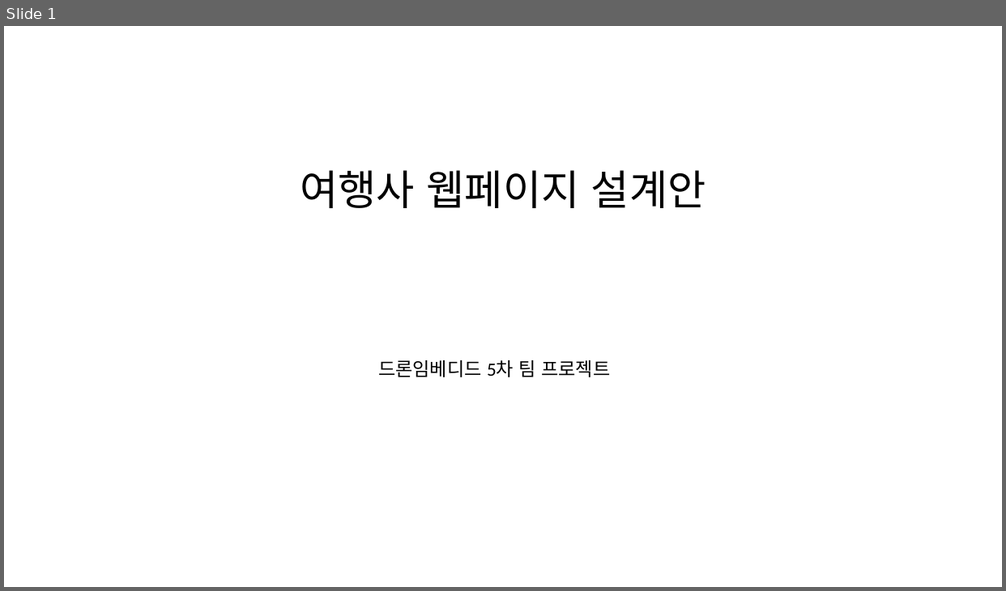
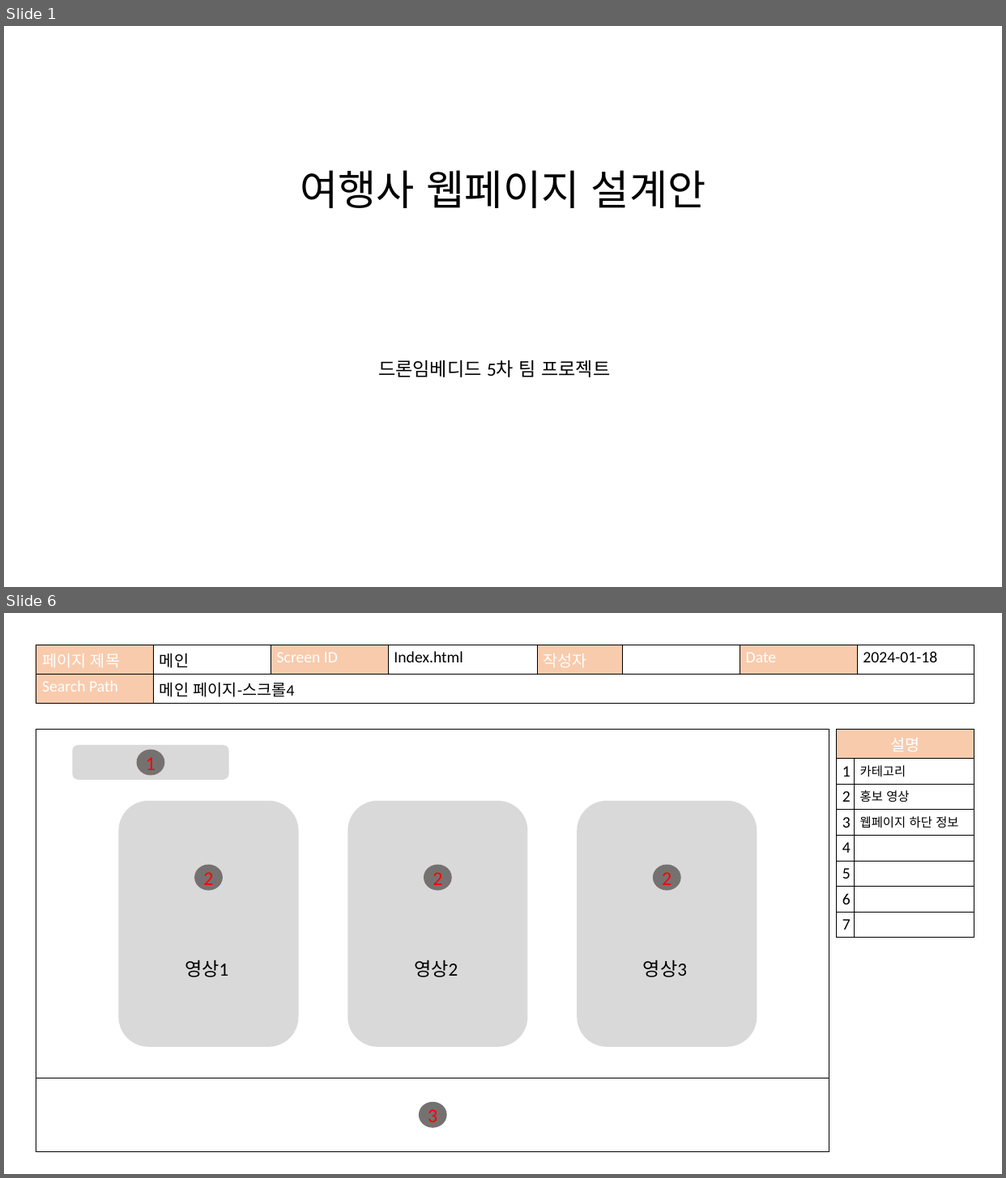
Before and after one commit to kang1211/KangProject, a slide deck: TeamProject/팀프로젝트설계.pptx. Shown one above the other, each under a label of ours: slide 1 before the commit, slides 1 and 6 after it; the slides between them are not shown. The pictures are 1006x591 and 1006x1178 pixels, drawn with LibreOffice and Linux fonts; fonts in the diff are those of the drawing. Boxes give left, top, right and bottom in pixels: in the first picture for what was removed or moved away, otherwise in the second. Text is boxed around its words. In the diff, an @@ line names an element or a change of style, - is before the commit and + after.

```diff
--- a/TeamProject/팀프로젝트설계.pptx
+++ b/TeamProject/팀프로젝트설계.pptx
@@ slide 6 added at <box>4,613,1002,1174</box>, background #FFFFFF @@
@@ table added at <box>36,645,974,700</box>, 2 rows, 8 columns @@
+페이지 제목 | 메인 | Screen ID | Index.html | 작성자 |  | Date | 2024-01-18
+Search Path | 메인 페이지-스크롤4 |  |  |  |  |  | 
@@ rectangle added at <box>36,730,829,1152</box>, outline #000000 1 pt @@
@@ table added at <box>836,730,974,933</box>, 8 rows, 2 columns @@
+설명 | 
+1 | 카테고리
+2 | 홍보 영상
+3 | 웹페이지 하단 정보
+4 | 
+5 | 
+6 | 
+7 | 
@@ rounded rectangle added at <box>72,745,229,780</box>, fill #D9D9D9 @@
@@ ellipse added at <box>137,749,165,775</box>, fill #767171, 28 pt, text #FF0000 @@
+1
@@ group added at <box>119,801,757,1047</box>: 3 rounded rectangles, 3 ellipses @@
+2
+2
+2
@@ text added at <box>185,960,228,977</box>, 27 pt, text #000000 @@
+영상1
@@ text added at <box>414,960,458,977</box>, 27 pt, text #000000 @@
+영상2
@@ text added at <box>643,960,687,977</box>, 27 pt, text #000000 @@
+영상3
@@ line added from (36, 1078) to (829, 1078), #000000 0.5 pt @@
@@ ellipse added at <box>419,1102,447,1128</box>, fill #767171, 28 pt, text #FF0000 @@
+3
```
Also in this commit, not shown: 4 slides changed, 10 other slides added.
